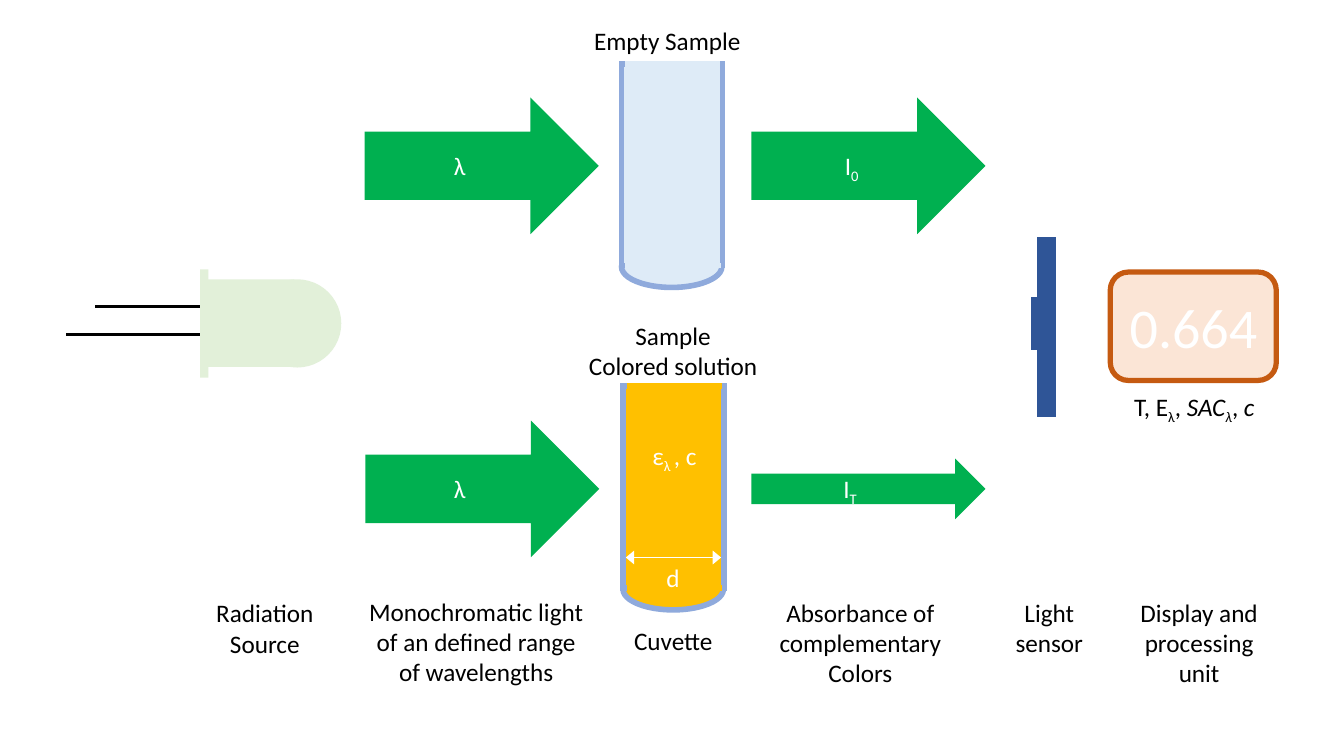
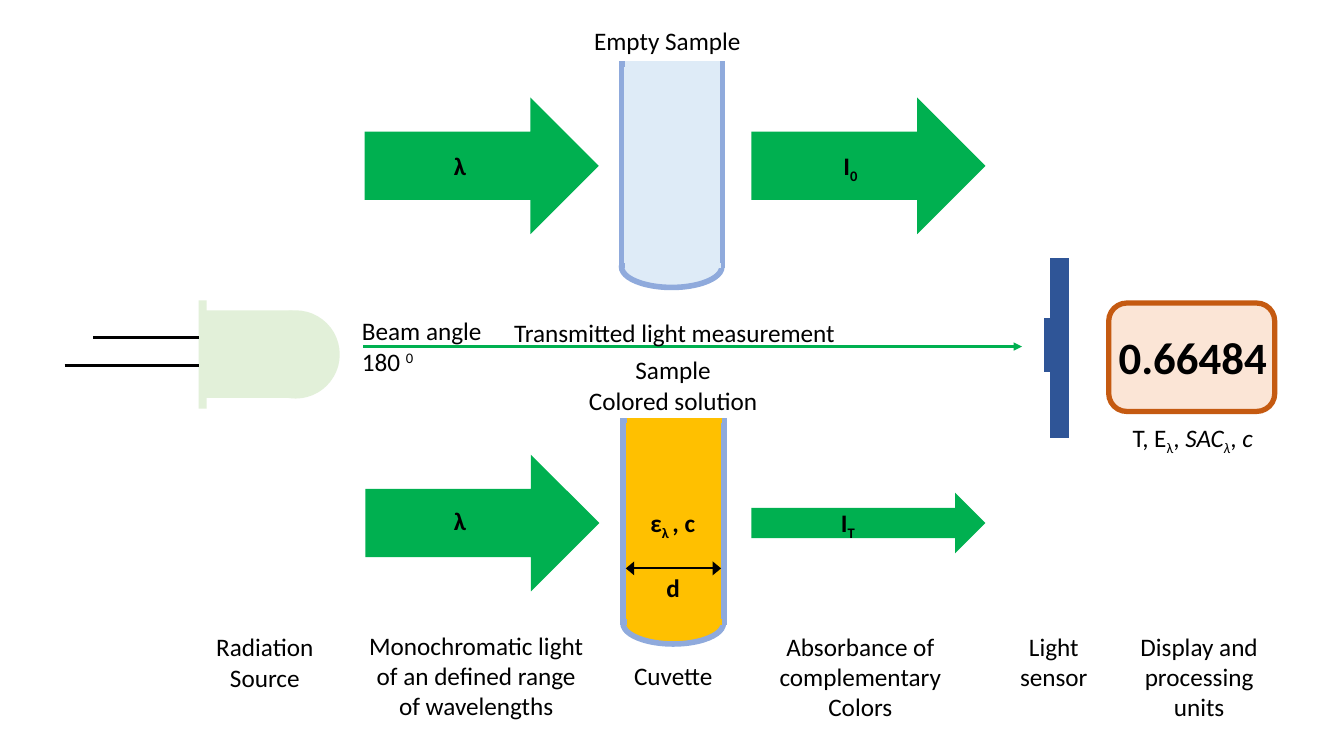
Before and after one commit to smartaquametering/smartPhotometer, a slide deck: slide 3 of setup/network.pptx. Drawn at 1344x756 pixels with LibreOffice and Linux fonts; fonts in the diff are those of the drawing. Boxes give left, top, right and bottom in pixels: in the first picture for what was removed or moved away, otherwise in the second. Text is boxed around its words. In the diff, an @@ line names an element or a change of style, - is before the commit and + after.

```diff
--- a/setup/network.pptx
+++ b/setup/network.pptx
@@ rectangle moved from (x1=1038, y1=237, x2=1057, y2=415) to (x1=1051, y1=259, x2=1069, y2=438) @@
@@ text added at (x1=362, y1=322, x2=481, y2=371), 18 pt, text #000000 @@
+Beam angle
+180 0
@@ text added at (x1=514, y1=324, x2=835, y2=348), 18 pt, text #000000 @@
+Transmitted light measurement
@@ rectangle moved from (x1=1031, y1=297, x2=1040, y2=350) to (x1=1045, y1=320, x2=1053, y2=372) @@
@@ 2 texts, 2 rectangles, 2 lines, 1 ellipse, 1 rounded rectangle moved together from (x1=67, y1=269, x2=1277, y2=498) to (x1=65, y1=300, x2=1275, y2=530) @@
@@ arrow added from (363, 347) to (1022, 347), #00B050 1.75 pt @@
@@ text added at (x1=1119, y1=343, x2=1267, y2=375), 32 pt, text #000000, bold @@
+0.66484
@@ text colour #FFFFFF to #000000, bold on in 6 elements at (x1=454, y1=157, x2=466, y2=175), (x1=834, y1=145, x2=870, y2=186), (x1=666, y1=579, x2=680, y2=598), (x1=454, y1=512, x2=466, y2=530), (x1=831, y1=502, x2=873, y2=542), (x1=685, y1=519, x2=696, y2=533) @@
@@ text "ελ , c" moved from (x1=686, y1=452, x2=697, y2=465) to (x1=685, y1=519, x2=696, y2=533) @@
@@ text "IT" moved from (x1=834, y1=469, x2=869, y2=509) to (x1=831, y1=502, x2=873, y2=542) @@
@@ double arrow moved from (626, 558) - (721, 558) to (626, 569) - (721, 569) @@
@@ double arrow (626, 569) - (721, 569): stroke #FFFFFF 0.5 pt to #000000 1.5 pt @@
@@ text "d" moved from (x1=666, y1=569, x2=679, y2=587) to (x1=666, y1=579, x2=680, y2=598) @@
@@ 5 texts, 2 lines, 2 right arrows, 1 rectangle, 1 ellipse moved together from (x1=216, y1=327, x2=986, y2=686) to (x1=216, y1=361, x2=986, y2=720) @@
@@ text "Light sensor" moved from (x1=1016, y1=604, x2=1083, y2=653) to (x1=1020, y1=638, x2=1087, y2=687) @@
@@ text at (x1=1140, y1=638, x2=1258, y2=716): text changed @@
-Display and processing
-unit
+Display and processing
+units
```
Also in this commit, not shown: 5 slides added, 1 slide removed, 4 other files.
